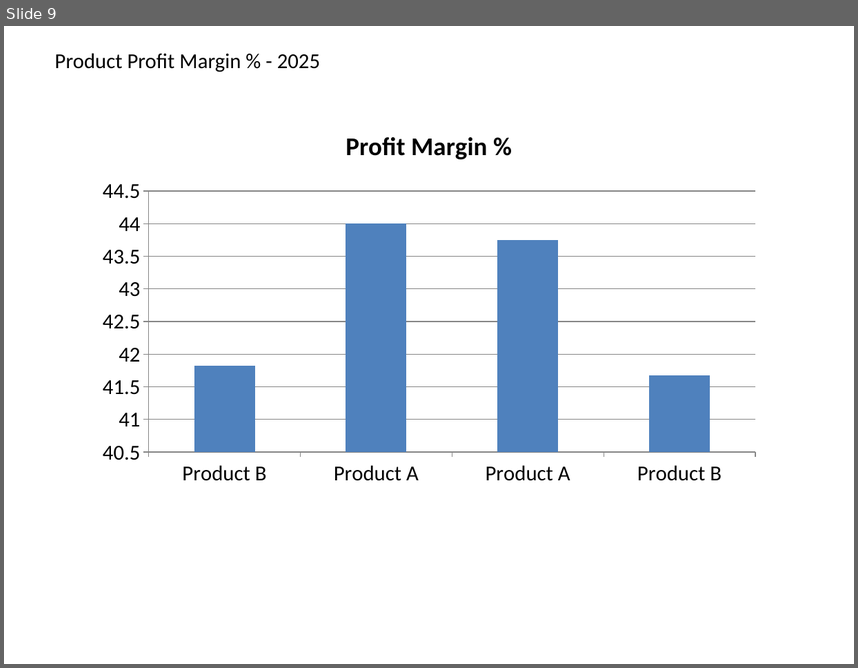
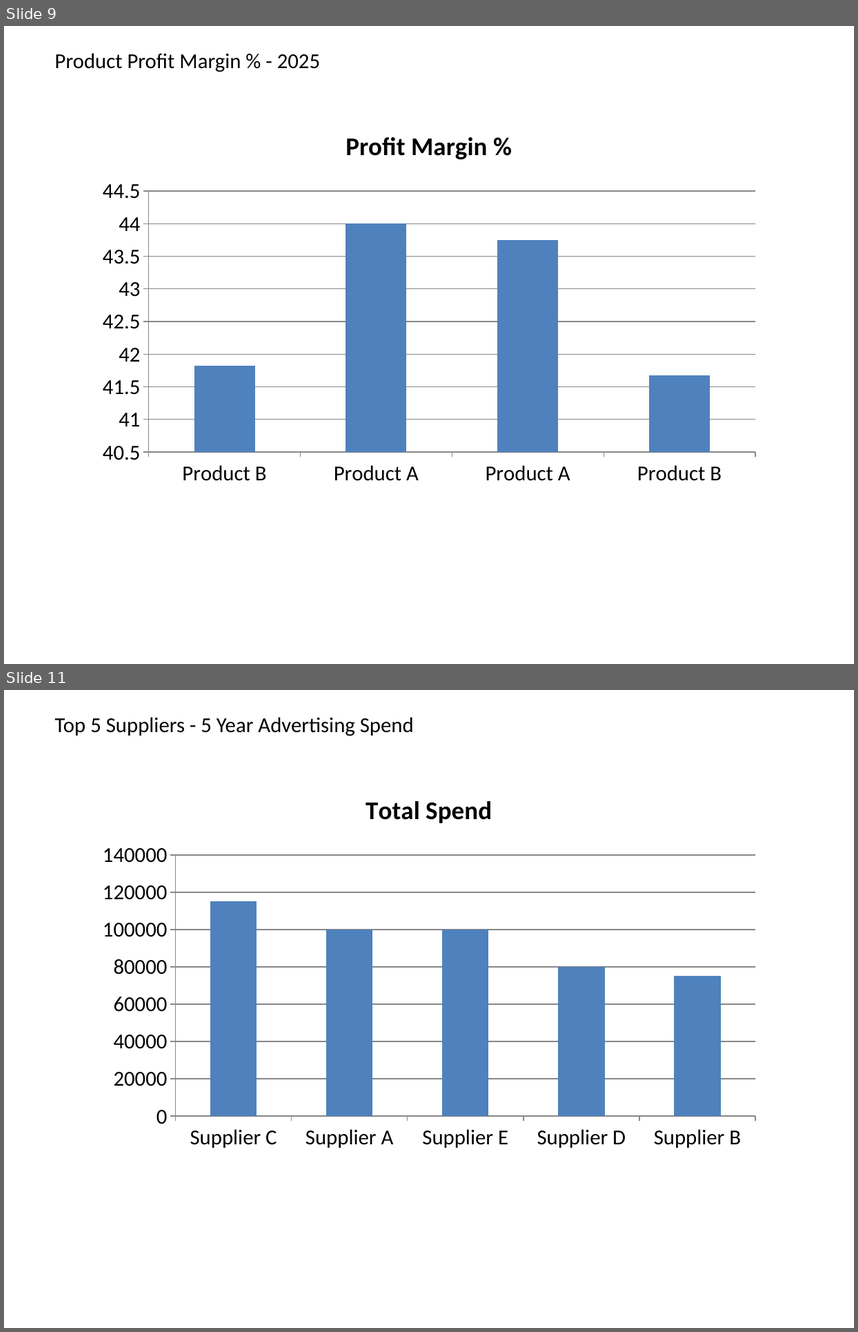
Before and after one commit to 2001Denvor/FinanaceAIUseCase, a slide deck: Auto_Financial_Pack_2025.pptx. Shown one above the other, each under a label of ours: slide 9 before the commit, slides 9 and 11 after it; the slides between them are not shown. The pictures are 858x668 and 858x1332 pixels, drawn with LibreOffice and Linux fonts; fonts in the diff are those of the drawing. Boxes give left, top, right and bottom in pixels: in the first picture for what was removed or moved away, otherwise in the second. Text is boxed around its words. In the diff, an @@ line names an element or a change of style, - is before the commit and + after.

```diff
--- a/Auto_Financial_Pack_2025.pptx
+++ b/Auto_Financial_Pack_2025.pptx
@@ slide 11 added at [4,690,854,1328], background #FFFFFF @@
@@ text added at [55,717,414,736], 18 pt, text #000000 @@
+Top 5 Suppliers - 5 Year Advertising Spend
@@ column chart added at [89,775,769,1158] @@
+title "Total Spend"
+categories: Supplier C, Supplier A, Supplier E, Supplier D, Supplier B
+Total Spend: 115000, 100000, 100000, 80000, 75000
```
Also in this commit, not shown: 1 slide changed, 22 other slides added, 27 other files.
